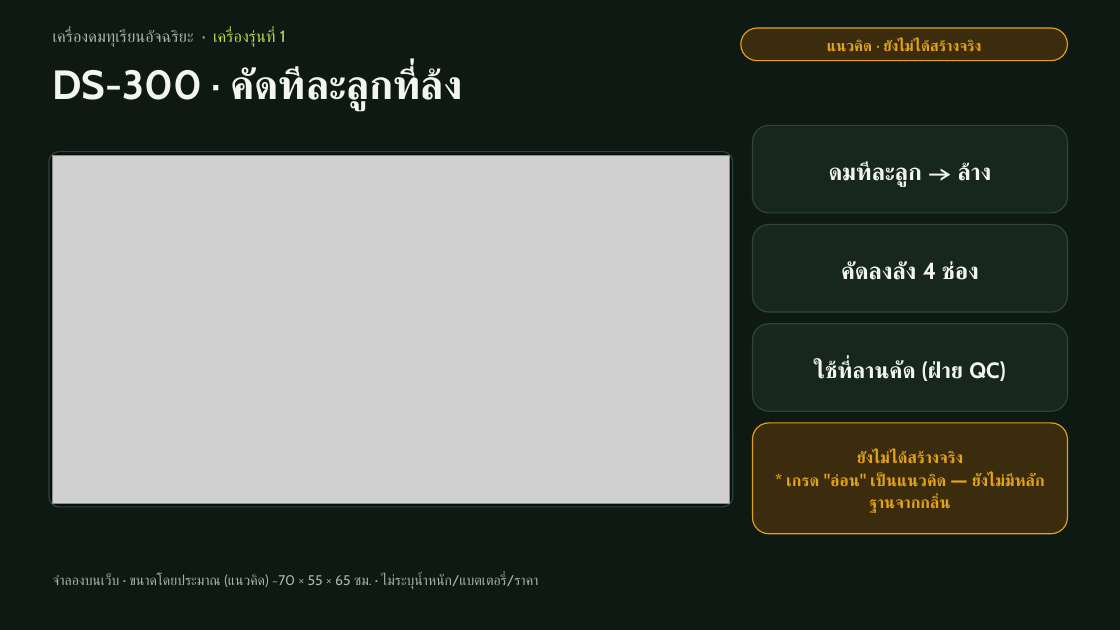
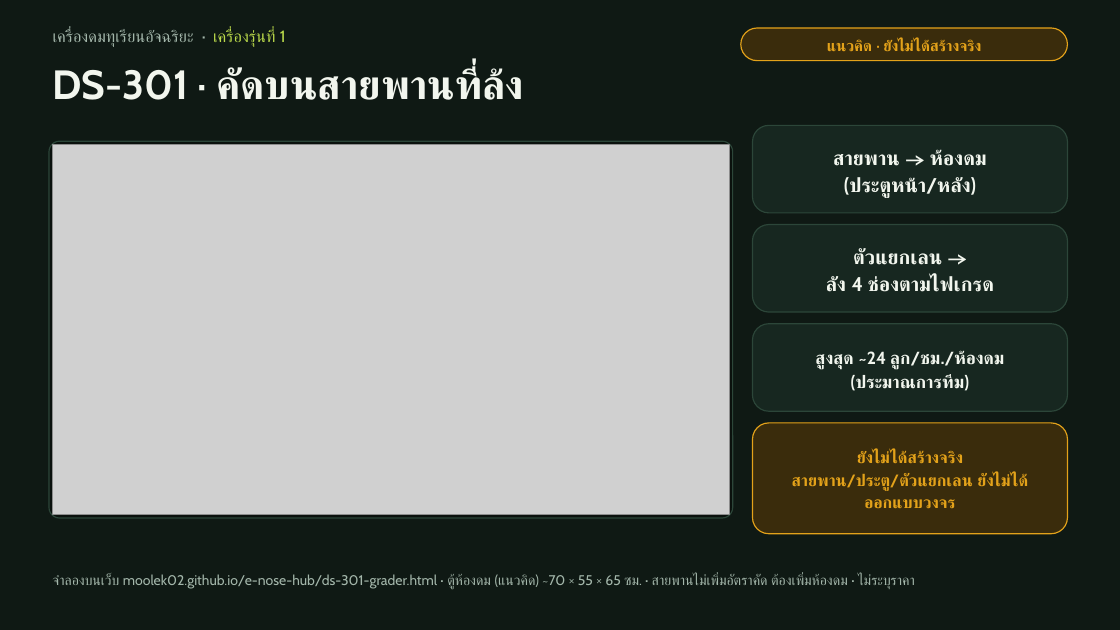
Before and after one commit to moolek02/e-nose-hub, a slide deck: slide 9 of docs/e-nose-pitch-deck-v2.pptx. Drawn at 1120x630 pixels with LibreOffice and Linux fonts; fonts in the diff are those of the drawing; grey boxes stand for pictures. Boxes give left, top, right and bottom in pixels: in the first picture for what was removed or moved away, otherwise in the second. Text is boxed around its words. In the diff, an @@ line names an element or a change of style, - is before the commit and + after.

```diff
--- a/docs/e-nose-pitch-deck-v2.pptx
+++ b/docs/e-nose-pitch-deck-v2.pptx
@@ text at box(52, 67, 524, 100): text changed @@
-DS-300 · คัดทีละลูกที่ล้ง
+DS-301 · คัดบนสายพานที่ล้ง
@@ rounded rectangle: place and size @@
-rounded rectangle at box(49, 152, 733, 507)
+rounded rectangle at box(49, 141, 733, 518)
@@ rounded rectangle at box(49, 141, 733, 518): proportions changed @@
@@ picture: place and size @@
-picture at box(52, 155, 729, 504)
+picture at box(52, 145, 729, 514)
@@ text at box(833, 149, 987, 197): text changed; size 20 to 17 pt @@
-ดมทีละลูก → ล้าง
+สายพาน → ห้องดม
+(ประตูหน้า/หลัง)
@@ text at box(826, 249, 994, 292): text changed; size 20 to 17 pt @@
-คัดลงลัง 4 ช่อง
+ตัวแยกเลน →
+ลัง 4 ช่องตามไฟเกรด
@@ text at box(815, 350, 1004, 391): text changed; size 19 to 15 pt @@
-ใช้ที่ลานคัด (ฝ่าย QC)
+สูงสุด ~24 ลูก/ชม./ห้องดม
+(ประมาณการทีม)
@@ text at box(792, 474, 1028, 508): text changed @@
-* เกรด "อ่อน" เป็นแนวคิด — ยังไม่มีหลักฐานจากกลิ่น
+สายพาน/ประตู/ตัวแยกเลน ยังไม่ได้ออกแบบวงจร
@@ text at box(52, 574, 915, 589): text changed @@
-จำลองบนเว็บ · ขนาดโดยประมาณ (แนวคิด) ~70 × 55 × 65 ซม. · ไม่ระบุน้ำหนัก/แบตเตอรี่/ราคา
+จำลองบนเว็บ moolek02.github.io/e-nose-hub/ds-301-grader.html · ตู้ห้องดม (แนวคิด) ~70 × 55 × 65 ซม. · สายพานไม่เพิ่มอัตราคัด ต้องเพิ่มห้องดม · ไม่ระบุราคา
```
Also in this commit, not shown: 10 other slides changed, 4 other files.
